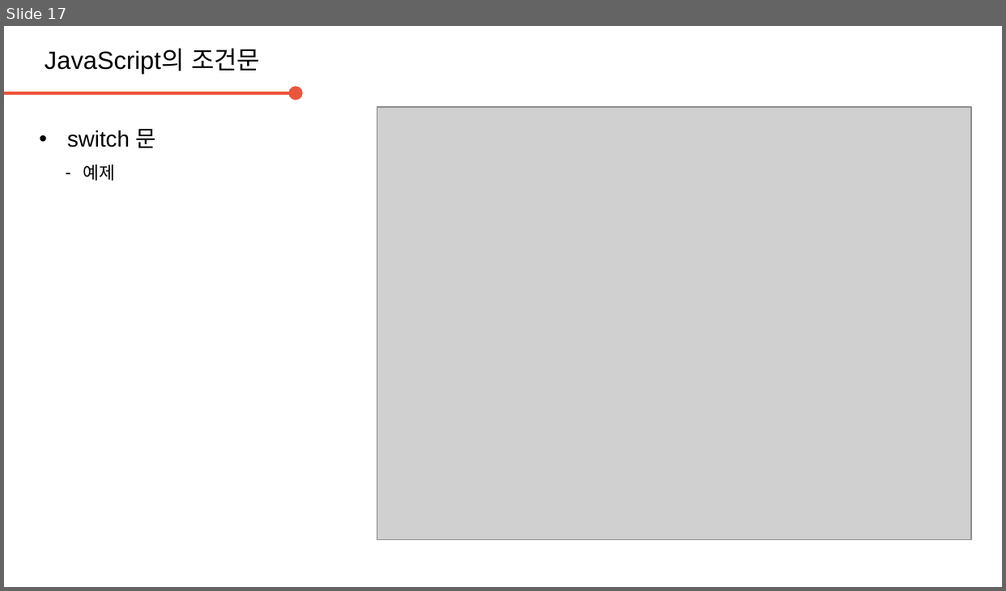
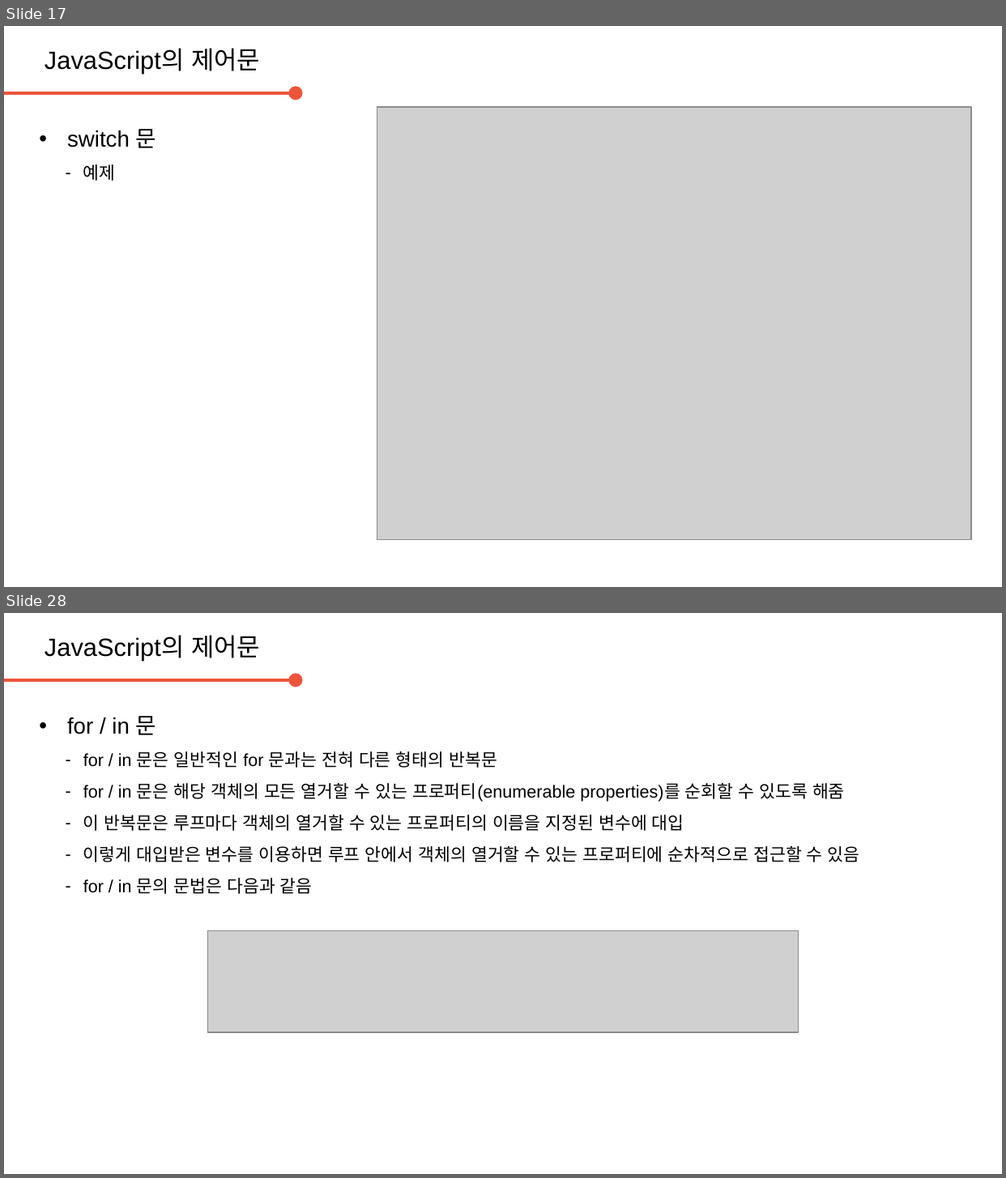
Before and after one commit to daegukdo/GCWM, a slide deck: 33/200820_JavaScript_control_flow.pptx. Shown one above the other, each under a label of ours: slide 17 before the commit, slides 17 and 28 after it; the slides between them are not shown. The pictures are 1006x591 and 1006x1178 pixels, drawn with LibreOffice and Linux fonts; fonts in the diff are those of the drawing; grey boxes stand for pictures; background and template pictures are left out. Boxes give left, top, right and bottom in pixels: in the first picture for what was removed or moved away, otherwise in the second. Text is boxed around its words. In the diff, an @@ line names an element or a change of style, - is before the commit and + after.

Commit message:
get coding with me  - edit JavaScript resource (control flow)

```diff
--- a/33/200820_JavaScript_control_flow.pptx
+++ b/33/200820_JavaScript_control_flow.pptx
@@ slide 28 added at bbox=[4, 613, 1002, 1174], background #FFFFFF @@
@@ text added at bbox=[44, 635, 260, 660], 20 pt, text #000000 @@
+JavaScript의 제어문
@@ arrow added from (4, 680) to (296, 680), #ED553B 2.25 pt @@
@@ text added at bbox=[67, 716, 860, 894], 14 pt, text #000000 @@
+• for / in 문
+  – for / in 문은 일반적인 for 문과는 전혀 다른 형태의 반복문
+  – for / in 문은 해당 객체의 모든 열거할 수 있는 프로퍼티(enumerable properties)를 순회할 수 있도록 해줌
+  – 이 반복문은 루프마다 객체의 열거할 수 있는 프로퍼티의 이름을 지정된 변수에 대입
+  – 이렇게 대입받은 변수를 이용하면 루프 안에서 객체의 열거할 수 있는 프로퍼티에 순차적으로 접근할 수 있음
+  – for / in 문의 문법은 다음과 같음
@@ picture added at bbox=[208, 931, 798, 1033] @@
@@ slide 17 changed as well @@
@@ text at bbox=[44, 48, 260, 73]: text changed @@
-JavaScript의 조건문
+JavaScript의 제어문
```
Also in this commit, not shown: 16 other slides changed, 15 other slides added, 1 other file.
